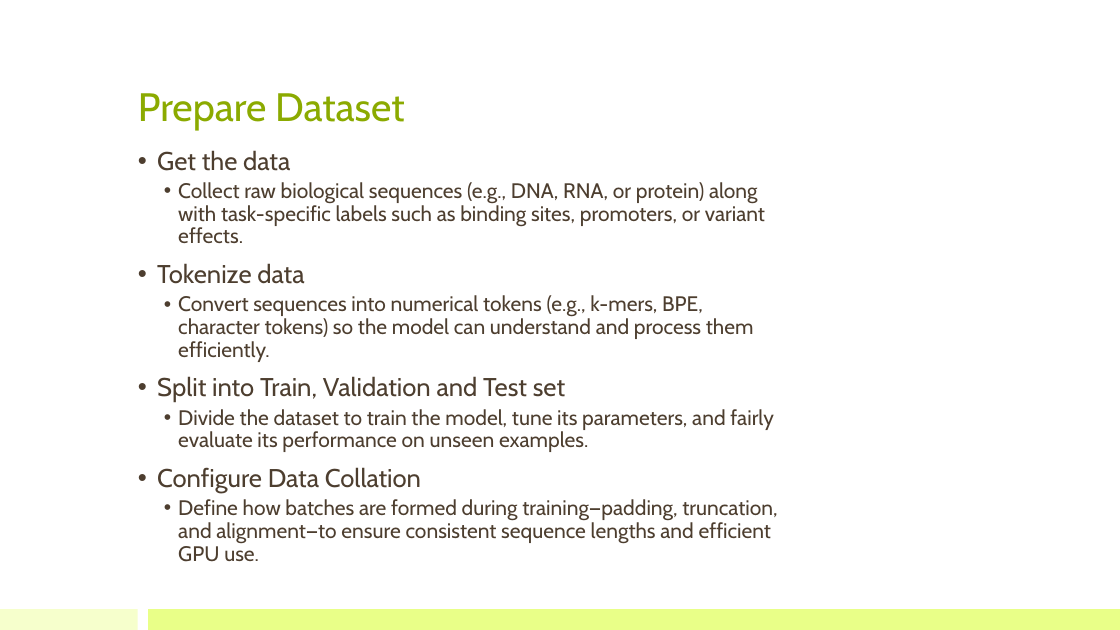
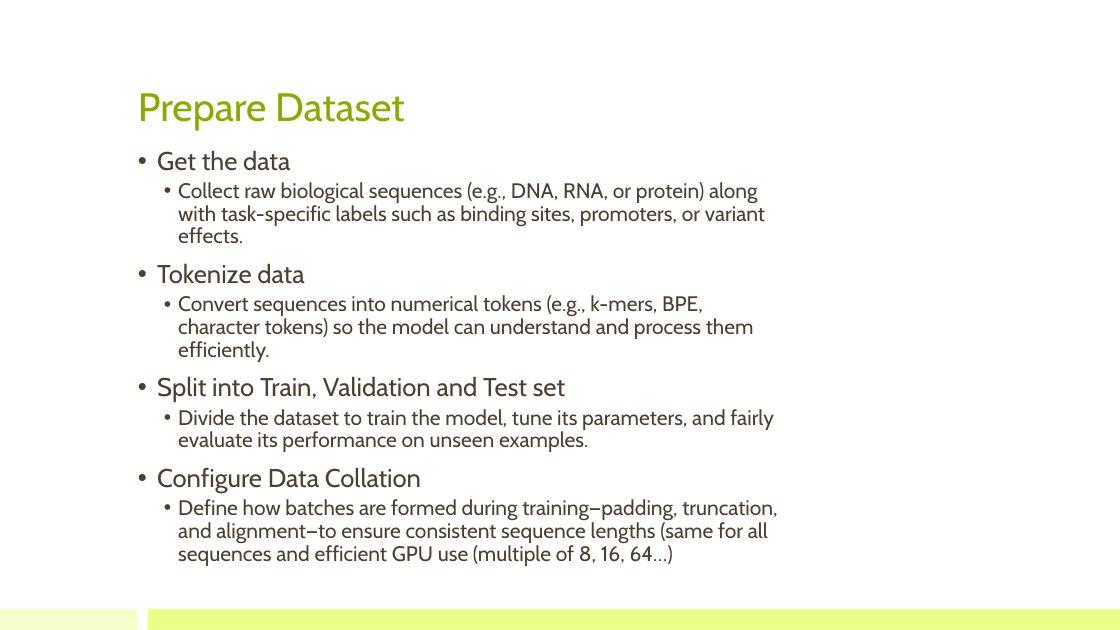
Before and after one commit to bioinfo-kaust/gfm-workshop, a slide deck: slide 19 of lecture_slides/3.day2_before_lunch/lecture_3_finetuning.pptx (slide 11 before the commit). Drawn at 1120x630 pixels with LibreOffice and Linux fonts; fonts in the diff are those of the drawing. Boxes give left, top, right and bottom in pixels: in the first picture for what was removed or moved away, otherwise in the second. Text is boxed around its words. In the diff, an @@ line names an element or a change of style, - is before the commit and + after.

```diff
--- a/lecture_slides/3.day2_before_lunch/lecture_3_finetuning.pptx
+++ b/lecture_slides/3.day2_before_lunch/lecture_3_finetuning.pptx
@@ text at <box>178,499,777,566</box>: text changed @@
-  • Define how batches are formed during training—padding, truncation, and alignment—to ensure consistent sequence lengths and efficient GPU use.
+  • Define how batches are formed during training—padding, truncation, and alignment—to ensure consistent sequence lengths (same for all sequences and efficient GPU use (multiple of 8, 16, 64…)
```
Also in this commit, not shown: 8 other slides changed, 9 slides added, 2 slides removed, 5 other files.
